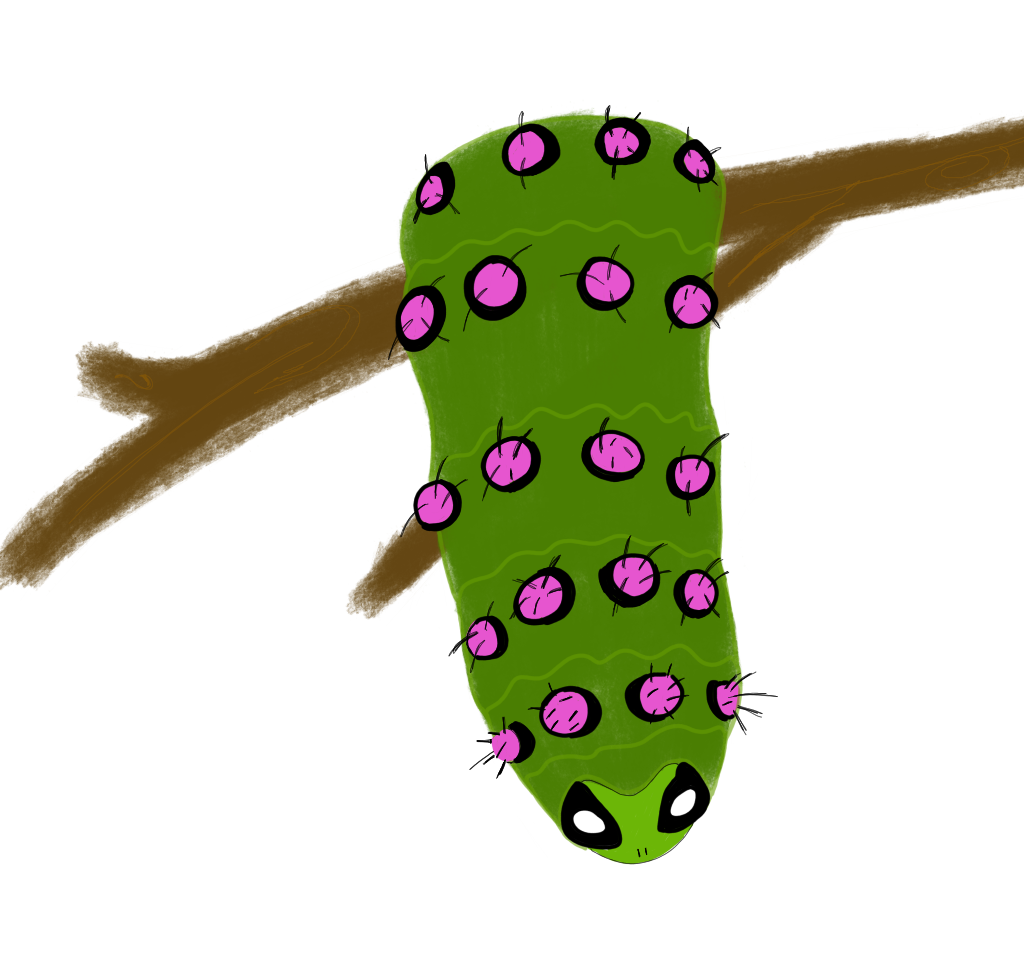
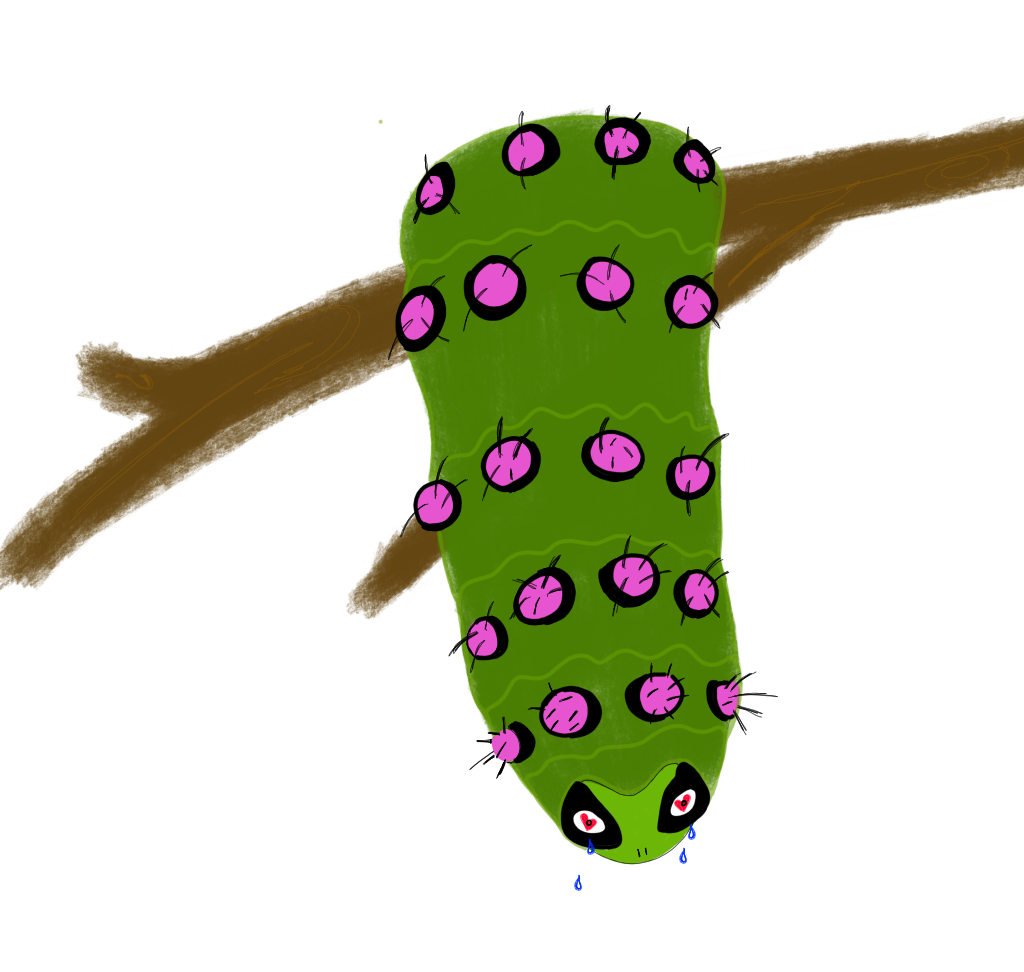
Layer changes from the first 1024px x 972px image to the second:
showed "Paint Layer 9", painted on it over (574, 794, 696, 891)
showed "Paint Layer 7", painted on it over (378, 119, 696, 891)
painted on "Paint Layer 3" over (574, 794, 696, 891)
painted on "Paint Layer 5" over (574, 794, 696, 891)
